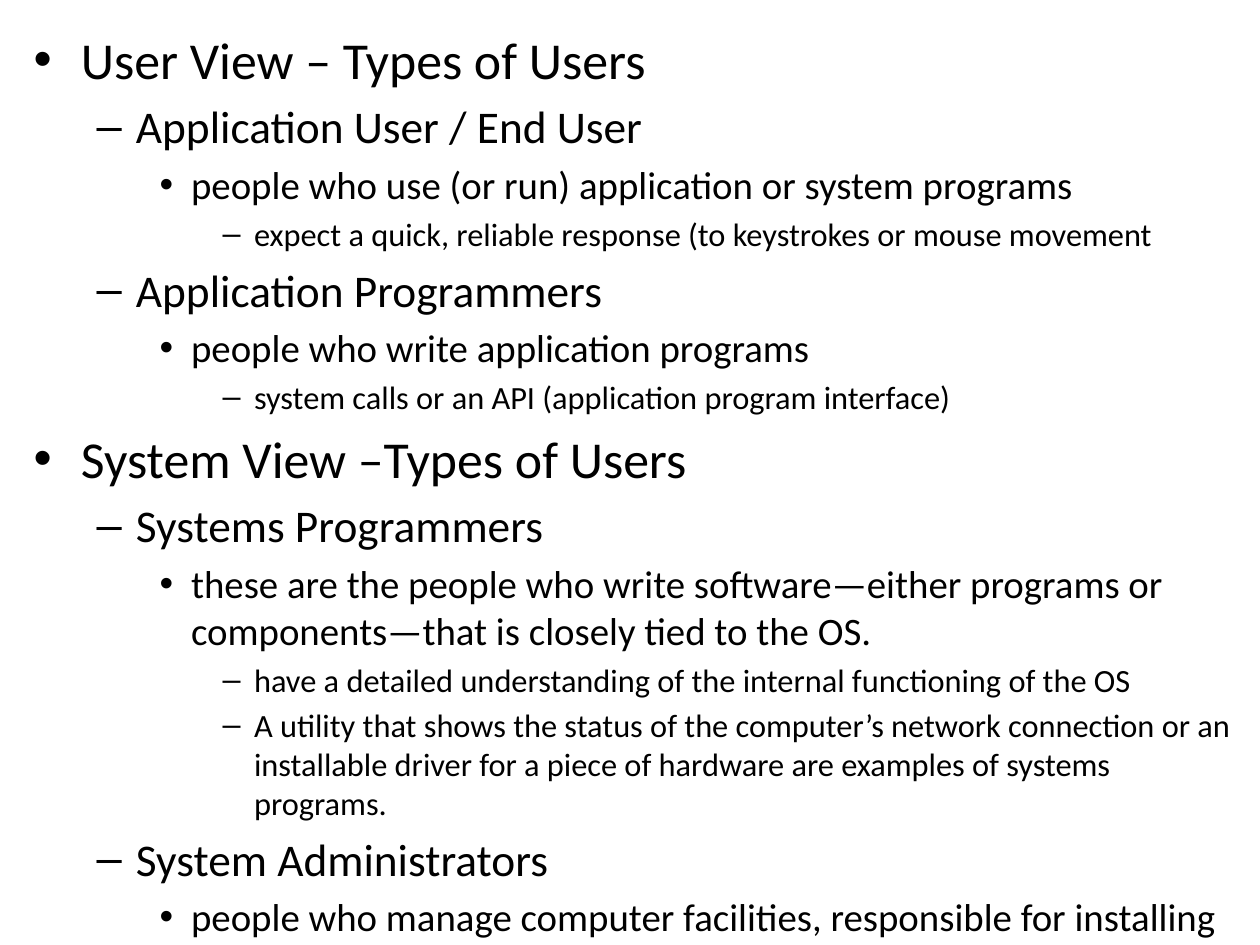
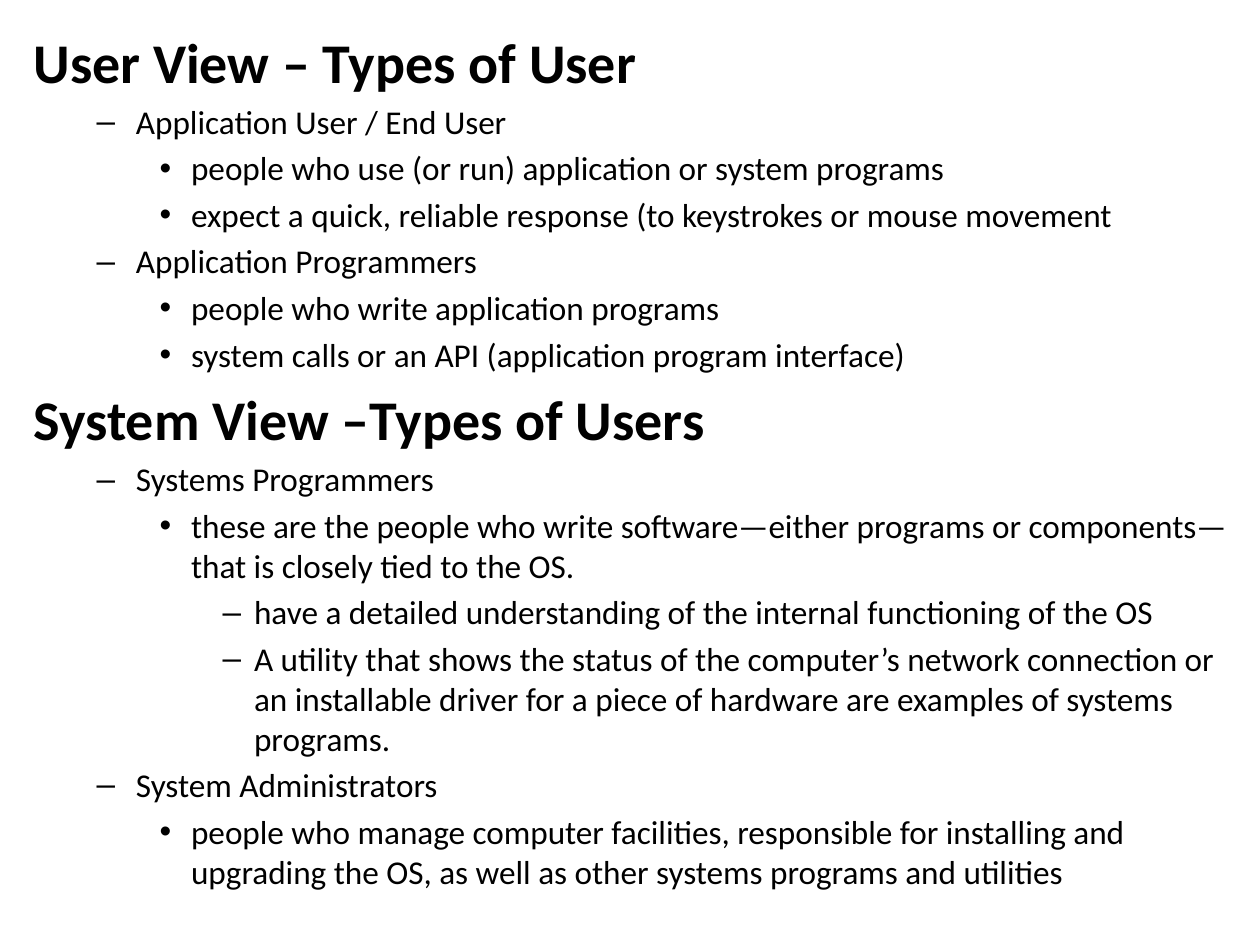
Before and after one commit to PrashanthSingaravelan/Fall-Semester-2020-2021, a slide deck: slide 28 of CSI1002 Operating System Principles/Geraldine/Module 1 Introduction.pptx. Drawn at 1260x945 pixels with LibreOffice and Linux fonts; fonts in the diff are those of the drawing. Boxes give left, top, right and bottom in pixels: in the first picture for what was removed or moved away, otherwise in the second. Text is boxed around its words. In the diff, an @@ line names an element or a change of style, - is before the commit and + after.

```diff
--- a/CSI1002 Operating System Principles/Geraldine/Module 1 Introduction.pptx
+++ b/CSI1002 Operating System Principles/Geraldine/Module 1 Introduction.pptx
@@ text at bbox=[34, 43, 636, 92]: text changed; size 29.6 to 32 pt; bold on @@
-• User View – Types of Users
+User View – Types of User
@@ text at bbox=[34, 111, 1227, 890]: size 25.9 to 19 pt in "Application User / End User", "Application Programmers", "Systems Programmers", "System Administrators"; size 22.2 to 19 pt in "people who use (or run) application or ...", "people who write application programs", "these are the people who write software—either ...", "people who manage computer facilities, responsible for ..."; size 18.5 to 19 pt in "expect a quick, reliable response (to keystrokes ...", "system calls or an API (application program ...", "have a detailed understanding of the internal ...", "A utility that shows the status of ..."; size 29.6 to 32 pt, bold on in "System View –Types of Users"; less space between paragraphs; bullet – to •; list level 4 to 3 in "expect a quick, reliable response ..."; list level 4 to 3 in "system calls or an API ..."; bullet • to none @@
```
Also in this commit, not shown: 8 other slides changed, 1 slide added, 1 slide removed, 21 other files.
